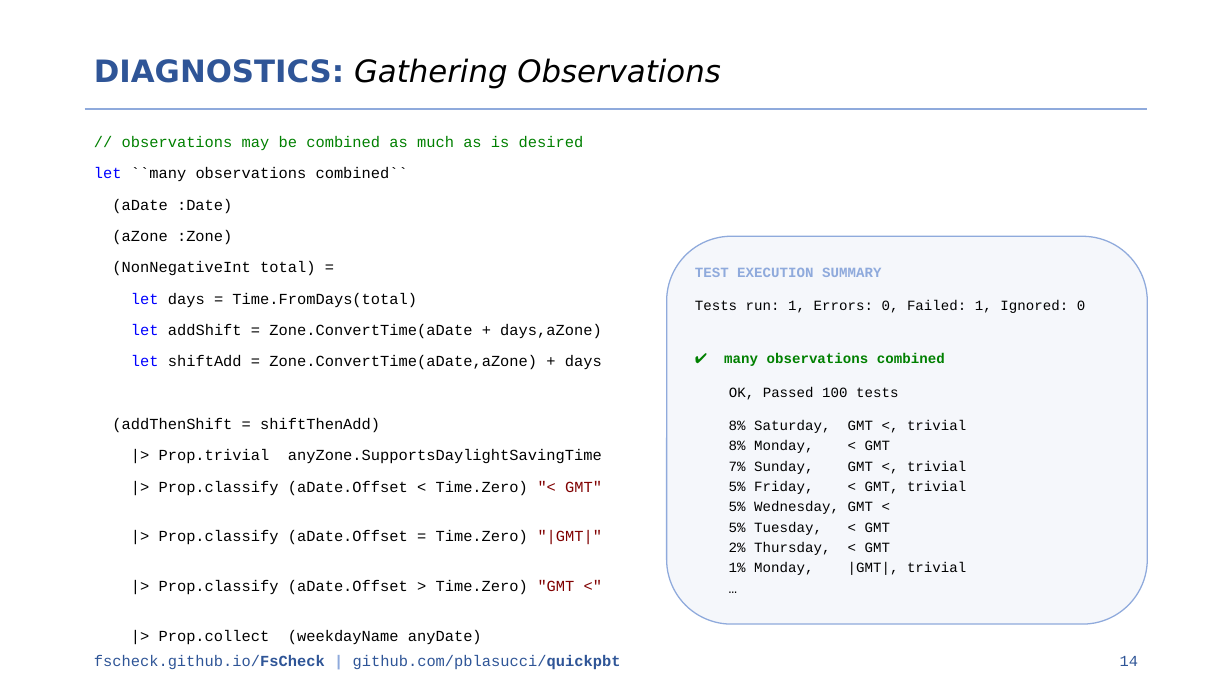
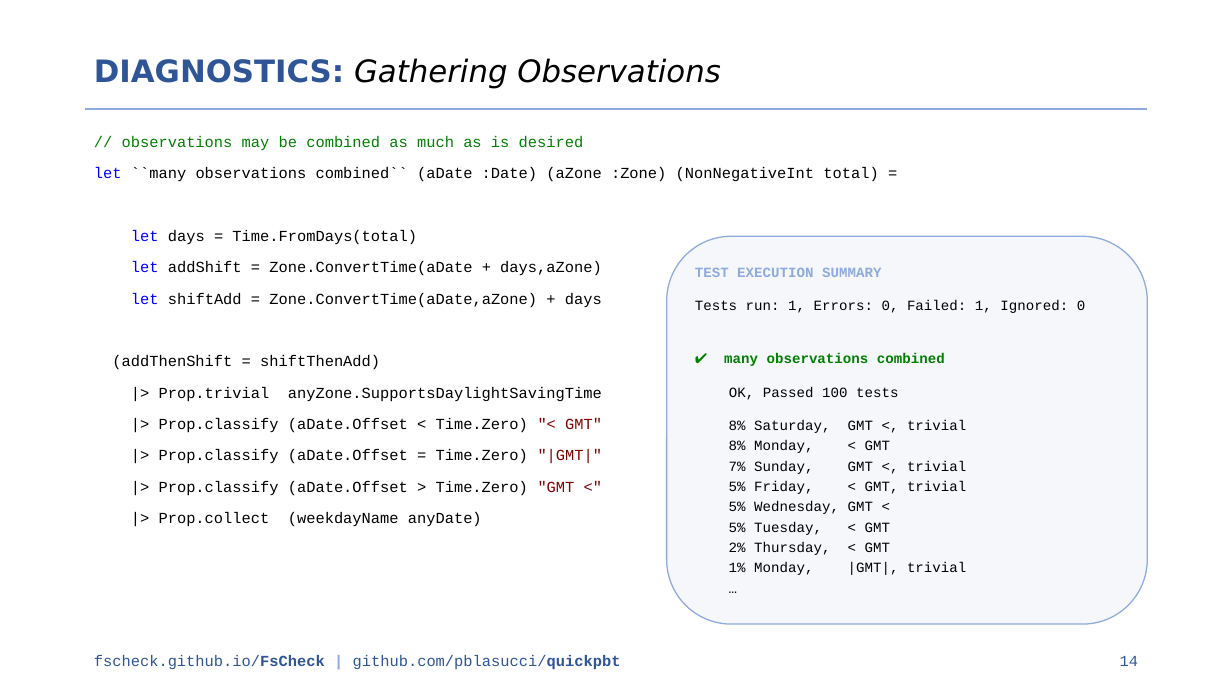
Before and after one commit to pblasucci/quickpbt, a slide deck: slide 14 of media/quickpbt.pptx. Drawn at 1232x693 pixels with LibreOffice and Linux fonts; fonts in the diff are those of the drawing. Boxes give left, top, right and bottom in pixels: in the first picture for what was removed or moved away, otherwise in the second. Text is boxed around its words. In the diff, an @@ line names an element or a change of style, - is before the commit and + after.

```diff
--- a/media/quickpbt.pptx
+++ b/media/quickpbt.pptx
@@ text at <box>94,167,878,182</box>: text changed @@
-let ``many observations combined``
-(aDate :Date)
-(aZone :Zone)
-(NonNegativeInt total) =
+let ``many observations combined`` (aDate :Date) (aZone :Zone) (NonNegativeInt total) =
```
Also in this commit, not shown: 5 other slides changed, 1 other file.
